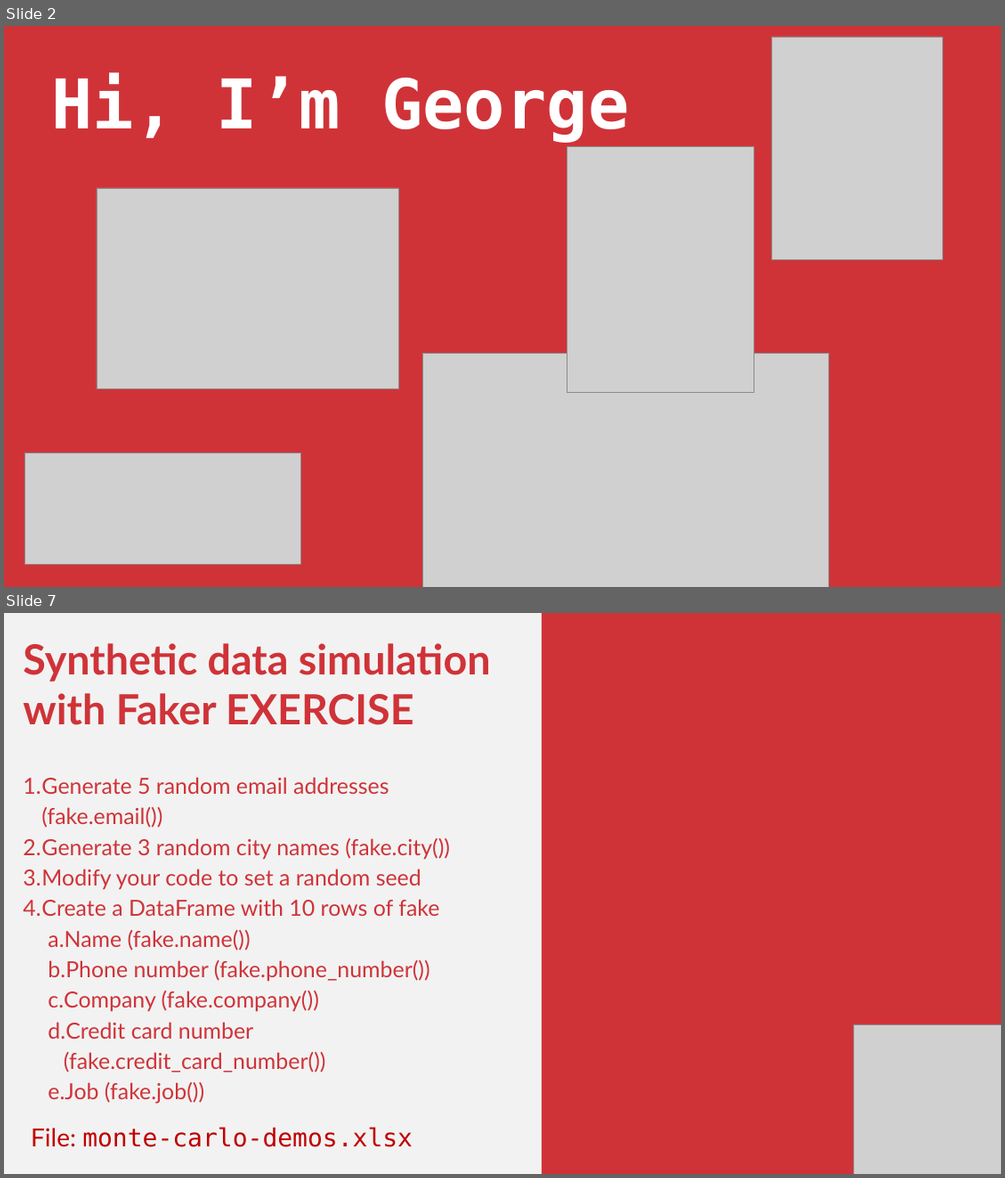
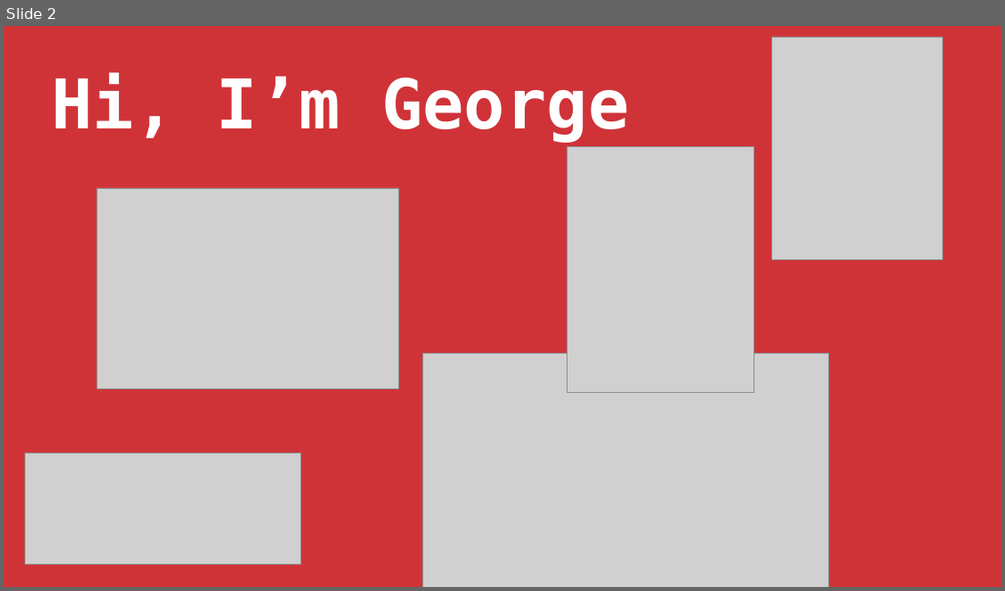
Before and after one commit to stringfestdata/first-steps-power-automate, a slide deck: first-steps-power-automate.pptx. Shown one above the other, each under a label of ours: slides 2 and 7 before the commit, slide 2 after it; the slides between them are not shown. The pictures are 1005x1178 and 1005x591 pixels, drawn with LibreOffice and Linux fonts; fonts in the diff are those of the drawing; grey boxes stand for pictures. Boxes give left, top, right and bottom in pixels: in the first picture for what was removed or moved away, otherwise in the second. Text is boxed around its words. In the diff, an @@ line names an element or a change of style, - is before the commit and + after.

```diff
--- a/first-steps-power-automate.pptx
+++ b/first-steps-power-automate.pptx
@@ slide 7 removed at (4,613,1001,1174), background #F2F2F2 @@
@@ rectangle removed at (542,613,1001,1174) @@
@@ text removed at (23,643,491,1147) @@
-Synthetic data simulation with Faker EXERCISE
-1. Generate 5 random email addresses (fake.email())
-2. Generate 3 random city names (fake.city())
-3. Modify your code to set a random seed
-4. Create a DataFrame with 10 rows of fake
-  a. Name (fake.name())
-  b. Phone number (fake.phone_number())
-  c. Company (fake.company())
-  d. Credit card number (fake.credit_card_number())
-  e. Job (fake.job())
-File: monte-carlo-demos.xlsx
@@ picture removed at (853,1024,1001,1174) @@
```
Also in this commit, not shown: 2 slides changed, 3 slides added, 12 other slides removed.
